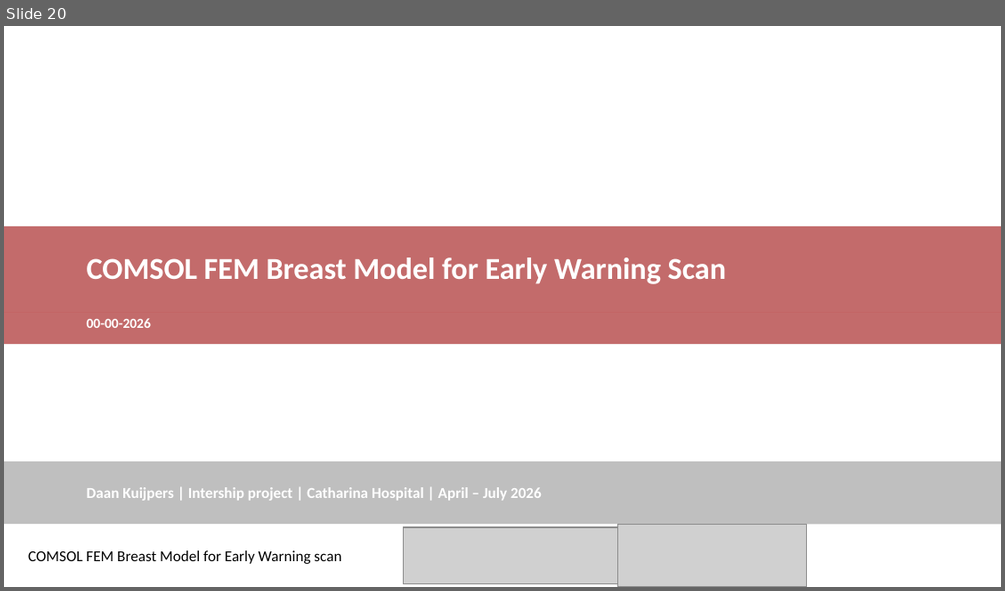
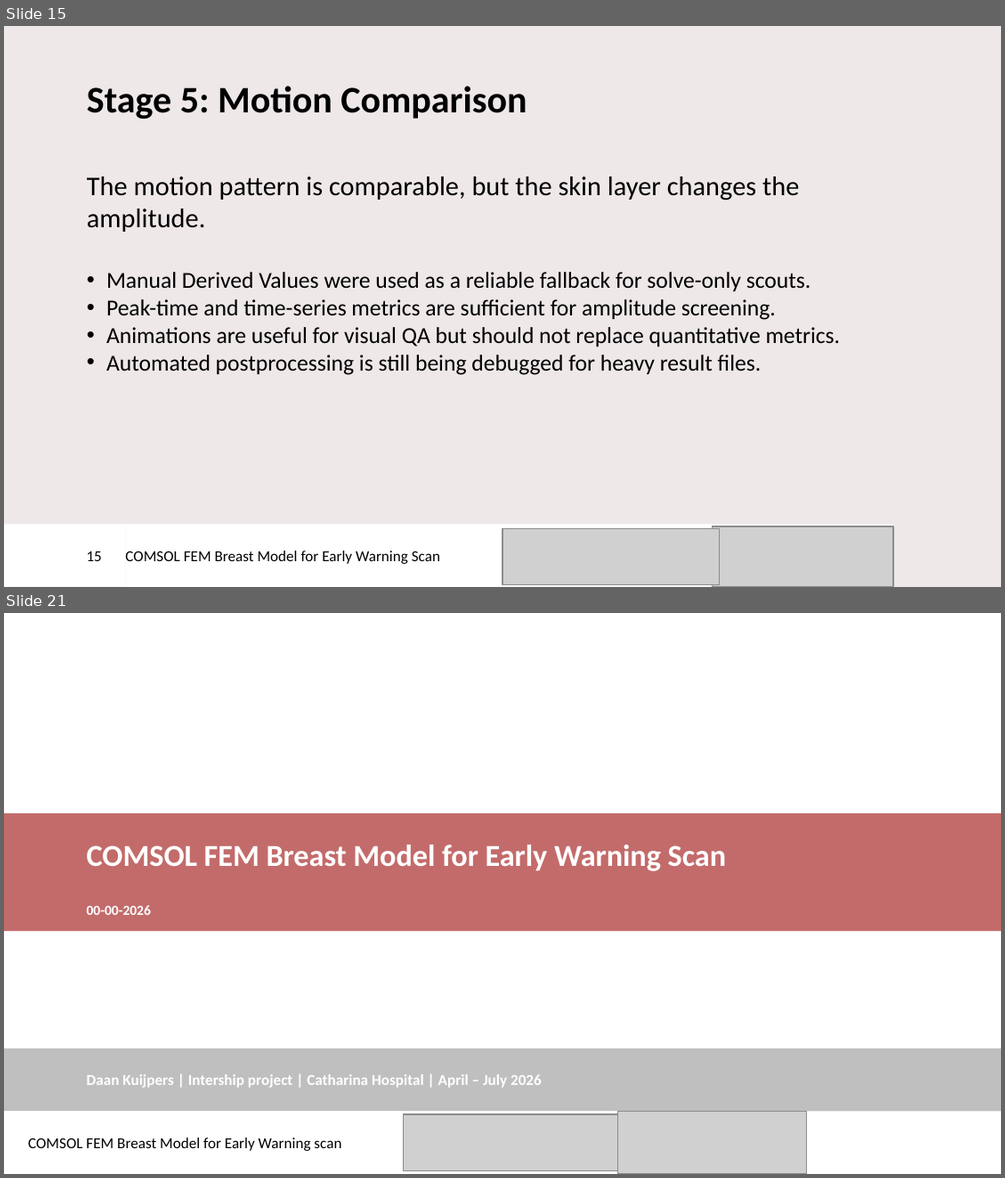
Before and after one commit to DaanKuijpers11/ews-comsol-breast-fem, a slide deck: docs/presentation/Early Warning Scan intership presentation - Daan Kuijpers.pptx. Shown one above the other, each under a label of ours: slide 20 before the commit, slides 15 and 21 after it; the slides between them are not shown. The pictures are 1005x591 and 1005x1178 pixels, drawn with LibreOffice and Linux fonts; fonts in the diff are those of the drawing; grey boxes stand for pictures; background and template pictures are left out. Boxes give left, top, right and bottom in pixels: in the first picture for what was removed or moved away, otherwise in the second. Text is boxed around its words. In the diff, an @@ line names an element or a change of style, - is before the commit and + after.

Commit message:
manual postprocess soft materials run

```diff
--- a/docs/presentation/Early Warning Scan intership presentation - Daan Kuijpers.pptx
+++ b/docs/presentation/Early Warning Scan intership presentation - Daan Kuijpers.pptx
@@ slide 15 added at (x1=4, y1=26, x2=1001, y2=587), background #EEE8E8 @@
@@ title added at (x1=87, y1=86, x2=526, y2=119), 27 pt, text #000000, bold @@
+Stage 5: Motion Comparison
@@ text added at (x1=87, y1=176, x2=841, y2=375), 16.5 pt, text #000000 @@
+The motion pattern is comparable, but the skin layer changes the amplitude.
+    • Manual Derived Values were used as a reliable fallback for solve-only scouts.
+    • Peak-time and time-series metrics are sufficient for amplitude screening.
+    • Animations are useful for visual QA but should not replace quantitative metrics.
+    • Automated postprocessing is still being debugged for heavy result files.
@@ page number added at (x1=4, y1=524, x2=126, y2=587), fill #FFFFFF, 11 pt, text #000000 @@
+15
@@ rectangle added at (x1=126, y1=524, x2=893, y2=587), fill #FFFFFF, 11 pt, text #000000 @@
+COMSOL FEM Breast Model for Early Warning Scan
@@ picture added at (x1=502, y1=528, x2=720, y2=585) @@
@@ picture added at (x1=712, y1=526, x2=893, y2=587) @@
@@ what was slide 20 is now slide 21 @@
```
Also in this commit, not shown: 10 slides changed, 3 other files.
